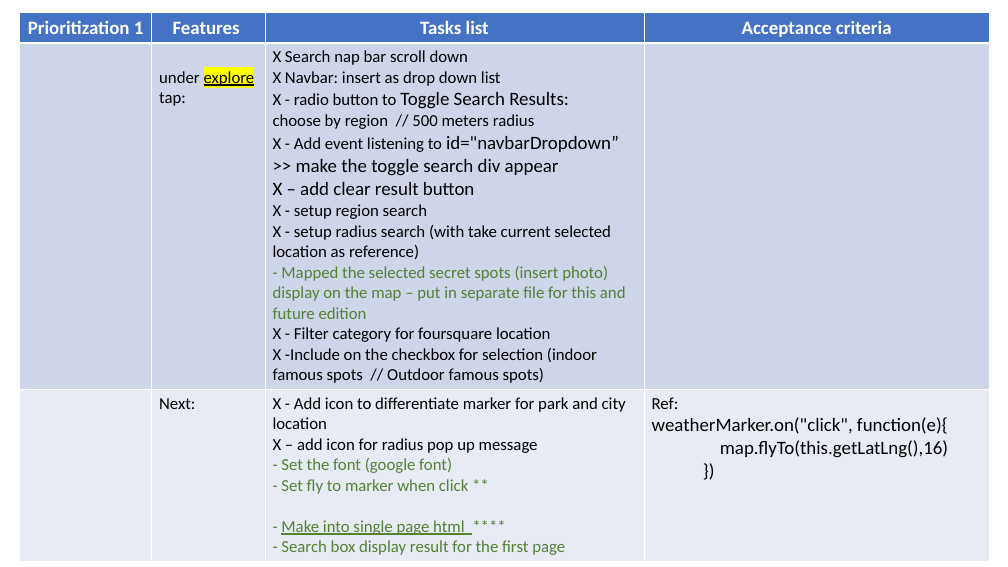
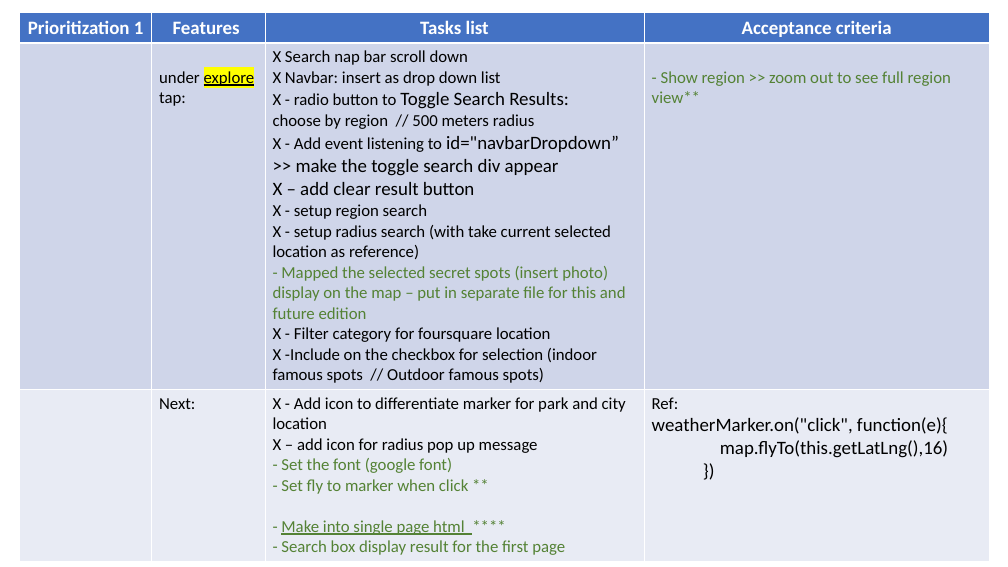
Before and after one commit to annette-p/pre-wedding-photoshoot-locations, a slide deck: slide 9 of wireframe.pptx. Drawn at 1008x567 pixels with LibreOffice and Linux fonts; fonts in the diff are those of the drawing. Boxes give left, top, right and bottom in pixels: in the first picture for what was removed or moved away, otherwise in the second. Text is boxed around its words. In the diff, an @@ line names an element or a change of style, - is before the commit and + after.

```diff
--- a/wireframe.pptx
+++ b/wireframe.pptx
@@ table at (20,12,990,559) @@
-row 2, column 4: 
+row 2, column 4: - Show region >> zoom out to see full region view**
```
Also in this commit, not shown: 3 other files.
